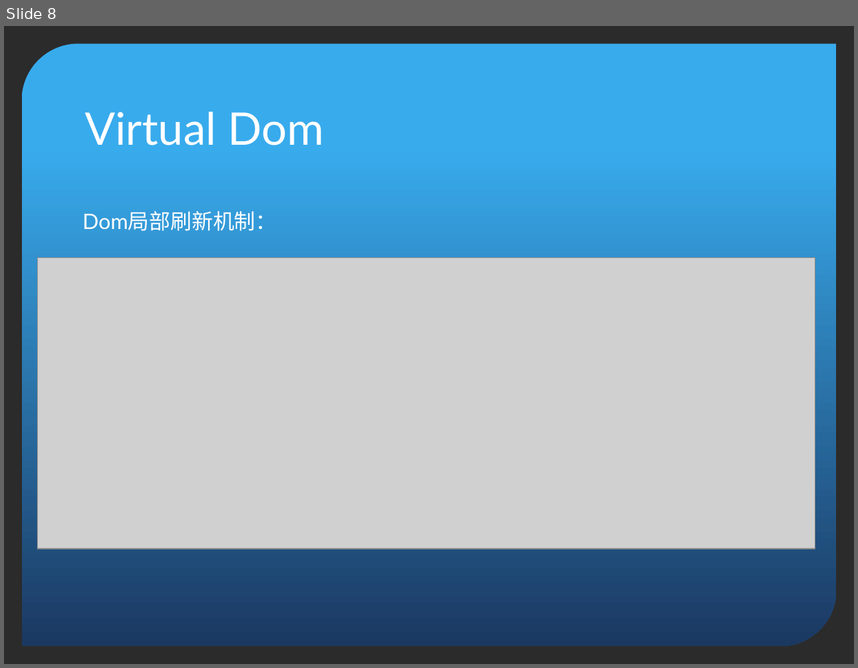
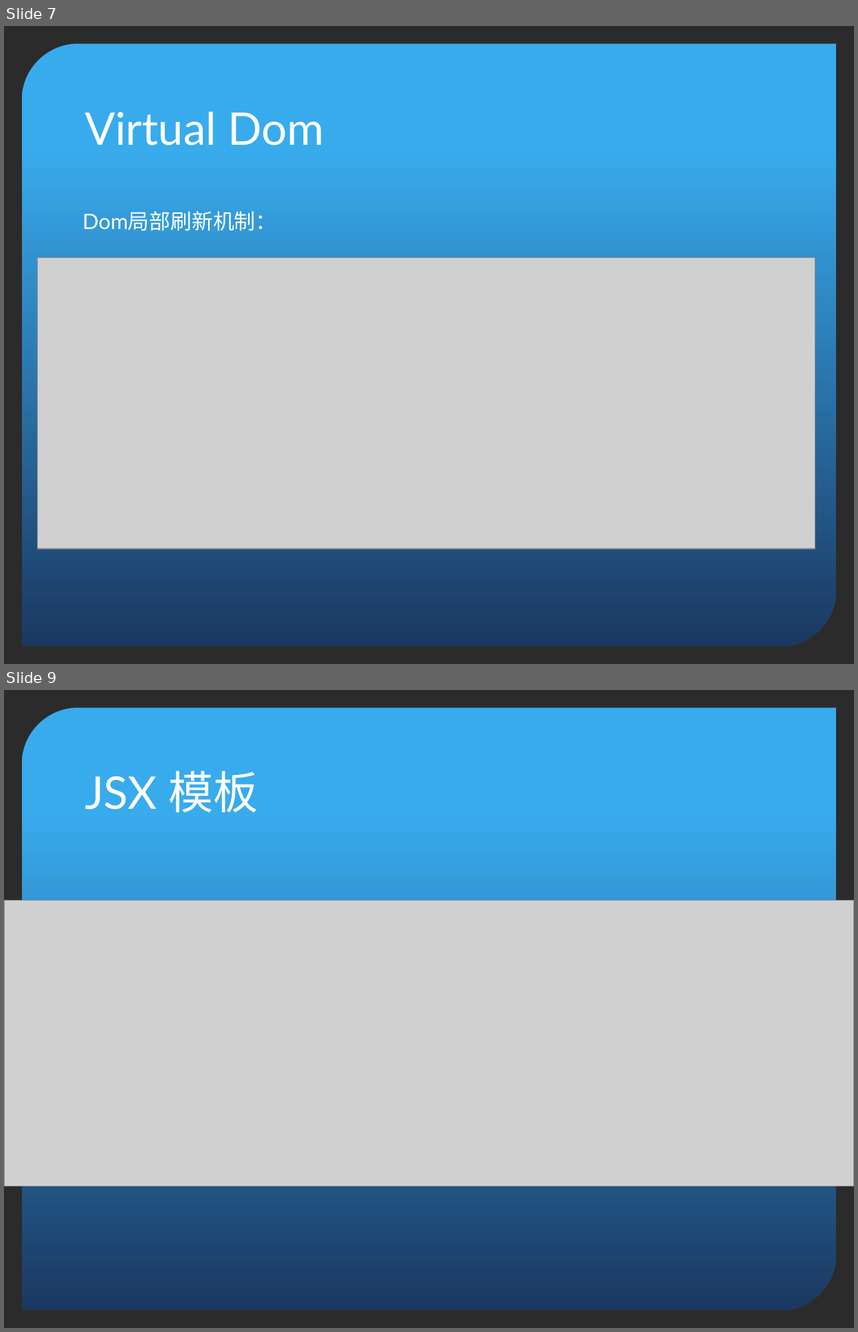
Before and after one commit to kimhou/reactPro, a slide deck: ppt/ReactNative初探.pptx. Shown one above the other, each under a label of ours: slide 8 before the commit, slides 7 and 9 after it; the slides between them are not shown. The pictures are 858x668 and 858x1332 pixels, drawn with LibreOffice and Linux fonts; fonts in the diff are those of the drawing; grey boxes stand for pictures; background and template pictures are left out; a plain dark background stands for a picture behind light text. Boxes give left, top, right and bottom in pixels: in the first picture for what was removed or moved away, otherwise in the second. Text is boxed around its words. In the diff, an @@ line names an element or a change of style, - is before the commit and + after.

```diff
--- a/ppt/ReactNative初探.pptx
+++ b/ppt/ReactNative初探.pptx
@@ slide 9 added at [4, 690, 854, 1328], background picture (left out); not listed: 1 template element that a slide beside it also shows @@
@@ title added at [85, 771, 259, 812], 38 pt, text #FFFFFF @@
+JSX 模板
@@ picture added at [4, 900, 854, 1185] @@
@@ what was slide 8 is now slide 7 @@
```
Also in this commit, not shown: 4 slides changed, 1 slide removed, 36 other files.
